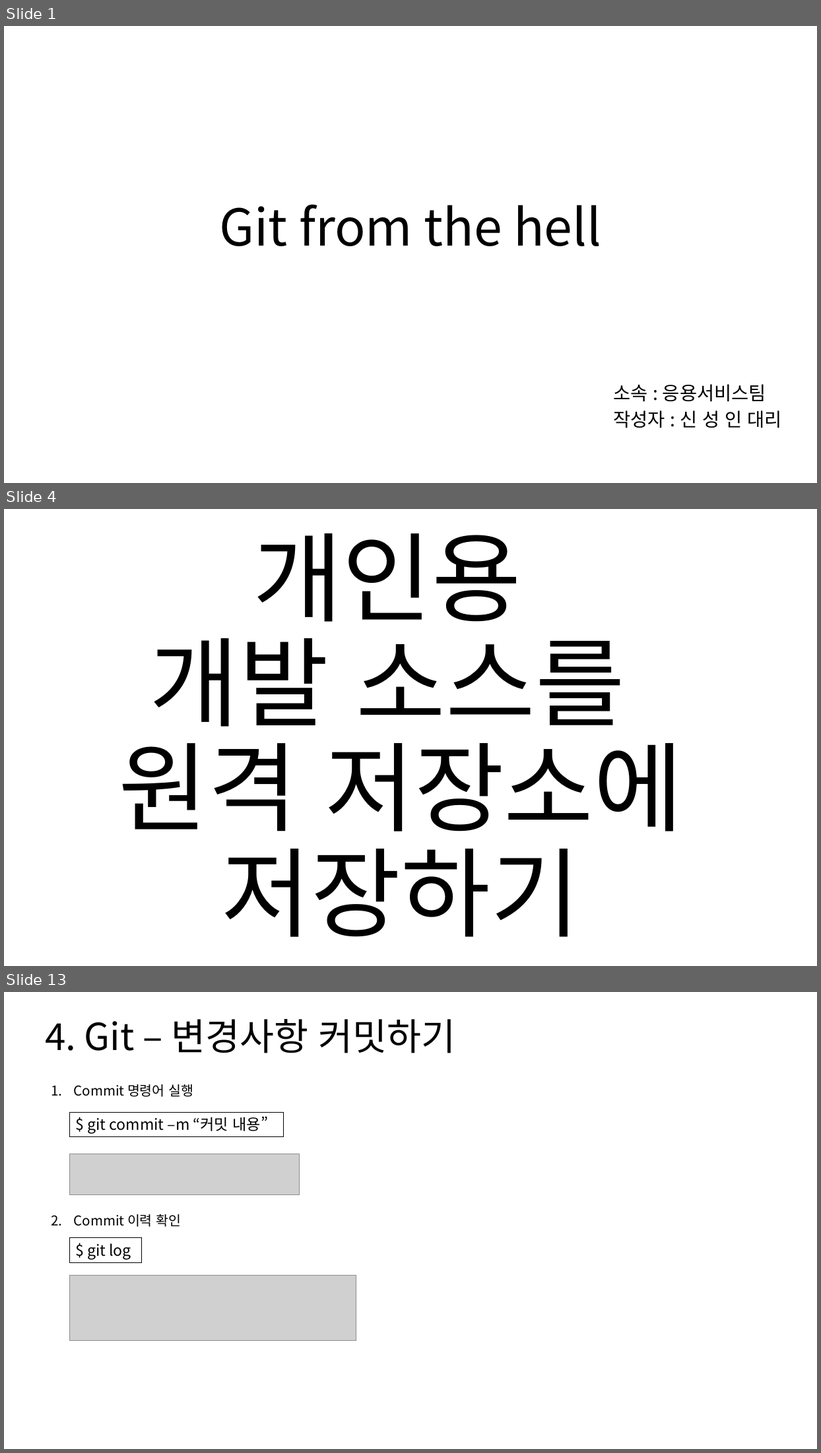
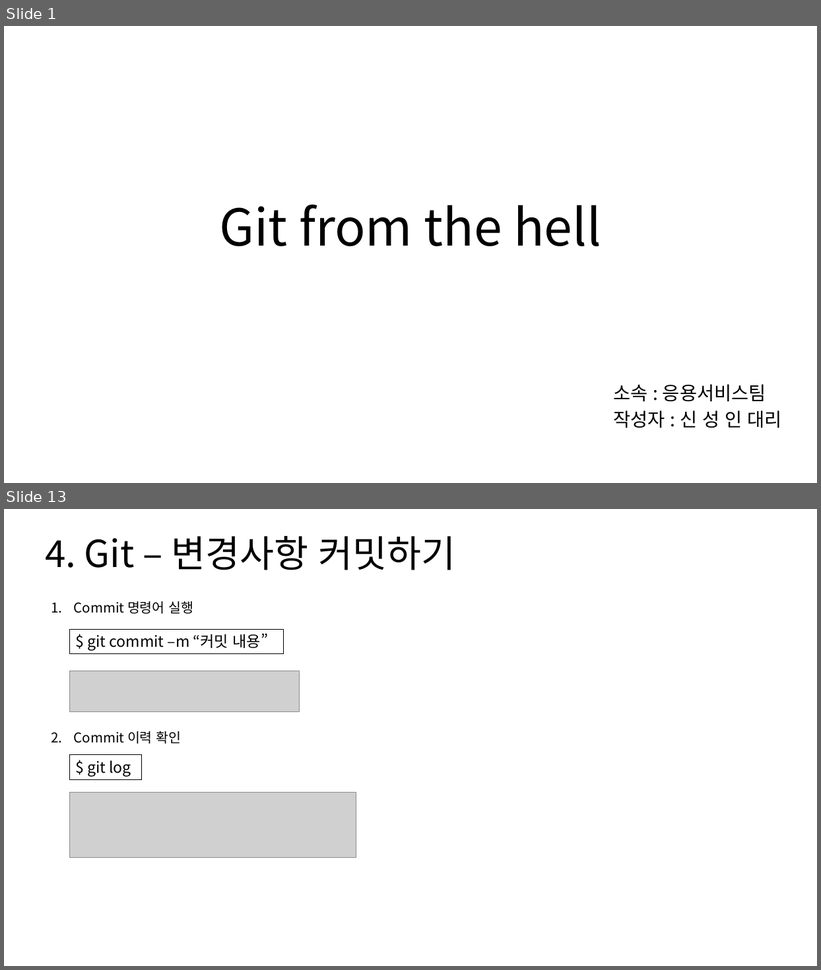
Before and after one commit to SungIn-Shin/git_powerpoint, a slide deck: git_from_the_hell.pptx. Shown one above the other, each under a label of ours: slides 1, 4 and 13 before the commit, slides 1 and 13 after it; the slides between them are not shown. The pictures are 821x1453 and 821x970 pixels, drawn with LibreOffice and Linux fonts; fonts in the diff are those of the drawing; grey boxes stand for pictures. Boxes give left, top, right and bottom in pixels: in the first picture for what was removed or moved away, otherwise in the second. Text is boxed around its words. In the diff, an @@ line names an element or a change of style, - is before the commit and + after.

```diff
--- a/git_from_the_hell.pptx
+++ b/git_from_the_hell.pptx
@@ slide 4 removed at [4, 509, 817, 966], background #FFFFFF @@
@@ title removed at [119, 533, 683, 937] @@
-개인용
-개발 소스를
-원격 저장소에 저장하기
```
Also in this commit, not shown: 12 slides changed, 13 slides added, 3 other slides removed.
